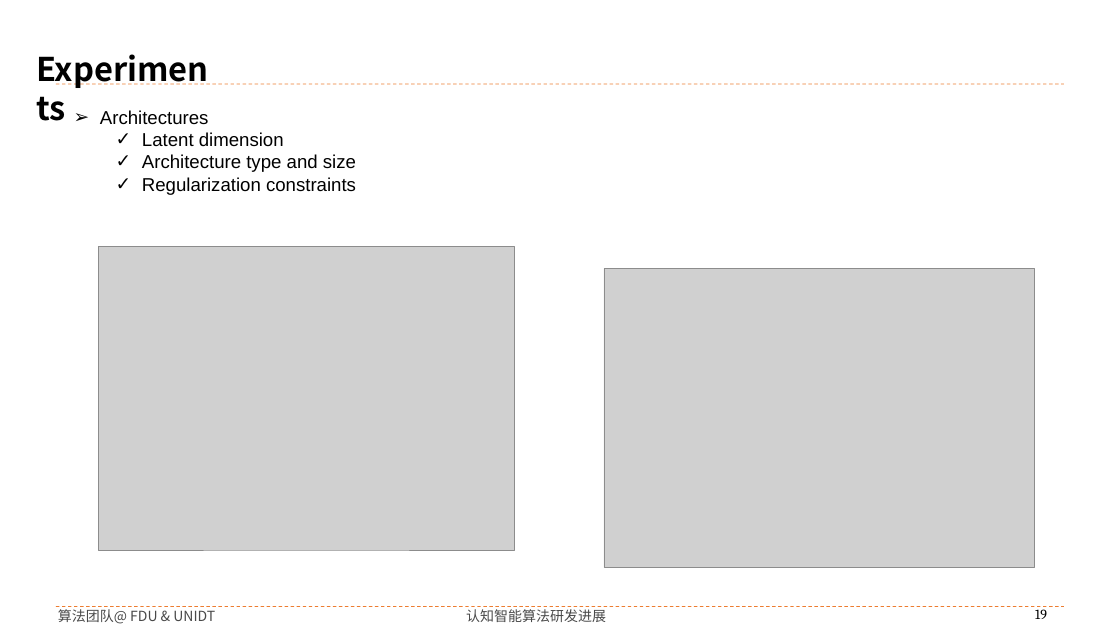
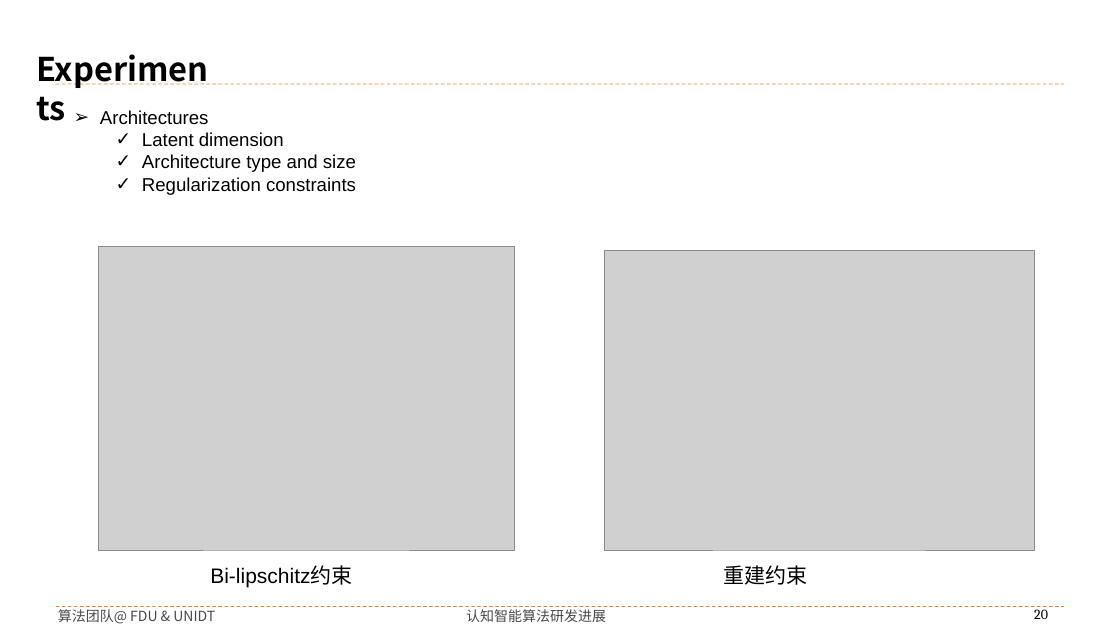
Before and after one commit to buyizhiyou/YYMUncertainty, a slide deck: slide 20 of pre/ddu_pre.pptx (slide 19 before the commit). Drawn at 1120x630 pixels with LibreOffice and Linux fonts; fonts in the diff are those of the drawing; grey boxes stand for pictures; background and template pictures are left out. Boxes give left, top, right and bottom in pixels: in the first picture for what was removed or moved away, otherwise in the second. Text is boxed around its words. In the diff, an @@ line names an element or a change of style, - is before the commit and + after.

```diff
--- a/pre/ddu_pre.pptx
+++ b/pre/ddu_pre.pptx
@@ picture: place and size @@
-picture at box(604, 269, 1034, 568)
+picture at box(604, 251, 1034, 550)
@@ text added at box(210, 566, 352, 587), 18 pt, text #000000 @@
+Bi-lipschitz约束
@@ text added at box(724, 565, 808, 585), 18 pt, text #000000 @@
+重建约束
@@ page number at box(1034, 606, 1048, 619): text changed @@
-19
+20
```
Also in this commit, not shown: 1 other slide changed, 1 slide added, 4 other files.
